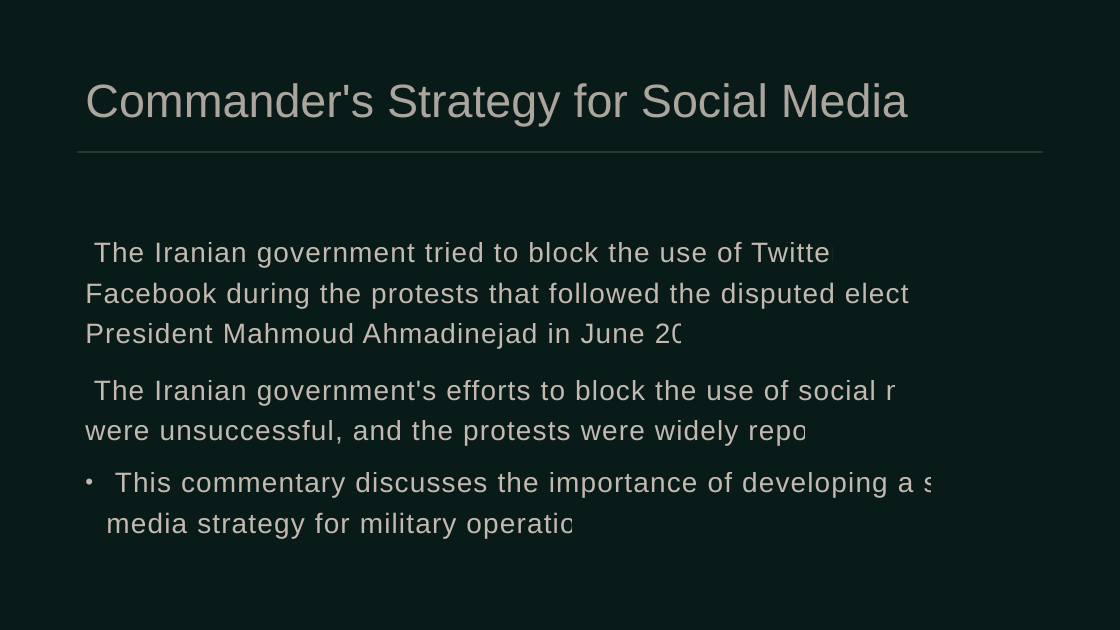
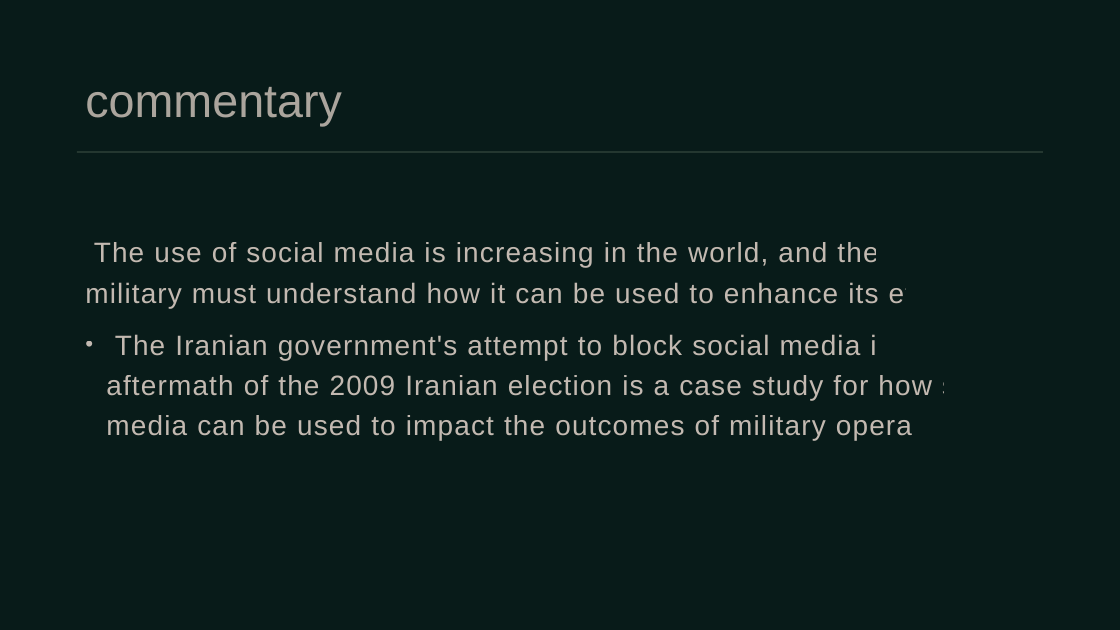
Before and after one commit to umarrasool15/Research2SlidesWebApp, a slide deck: slide 2 of src/main/resources/content/output/Social Media.pptx. Drawn at 1120x630 pixels with LibreOffice and Linux fonts; fonts in the diff are those of the drawing. Boxes give left, top, right and bottom in pixels: in the first picture for what was removed or moved away, otherwise in the second. Text is boxed around its words. In the diff, an @@ line names an element or a change of style, - is before the commit and + after.

```diff
--- a/src/main/resources/content/output/Social Media.pptx
+++ b/src/main/resources/content/output/Social Media.pptx
@@ title at (x1=85, y1=87, x2=342, y2=126): text changed @@
-Commander's Strategy for Social Media
+commentary
@@ text at (x1=85, y1=242, x2=1019, y2=440): text changed @@
-• The Iranian government tried to block the use of Twitter and Facebook during the protests that followed the disputed election of President Mahmoud Ahmadinejad in June 2009.
-  The Iranian government's efforts to block the use of social media were unsuccessful, and the protests were widely reported.
-  This commentary discusses the importance of developing a social media strategy for military operations.
+• The use of social media is increasing in the world, and the U.S. military must understand how it can be used to enhance its efforts.
+  The Iranian government's attempt to block social media in the aftermath of the 2009 Iranian election is a case study for how social media can be used to impact the outcomes of military operations.
```
Also in this commit, not shown: 4 other slides changed, 8 other files.
